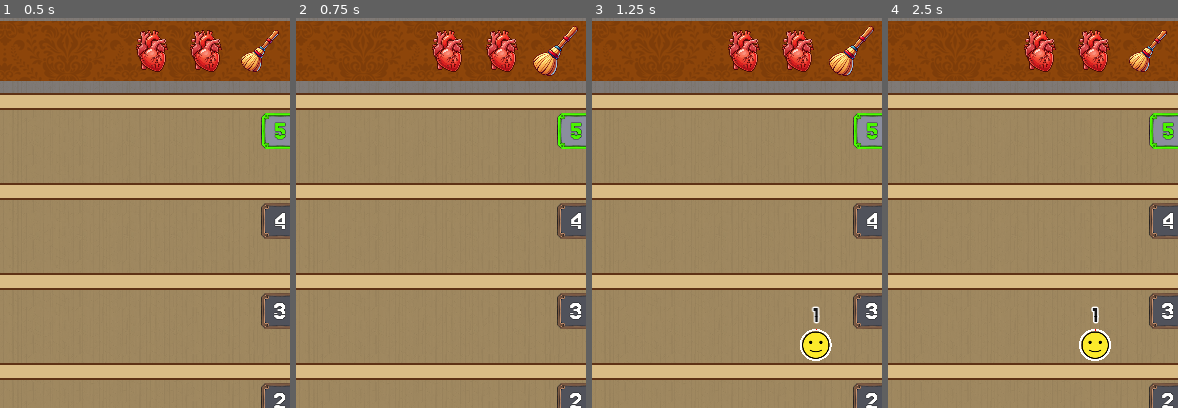
Above: before the commit, frames 1-4 (left to right).
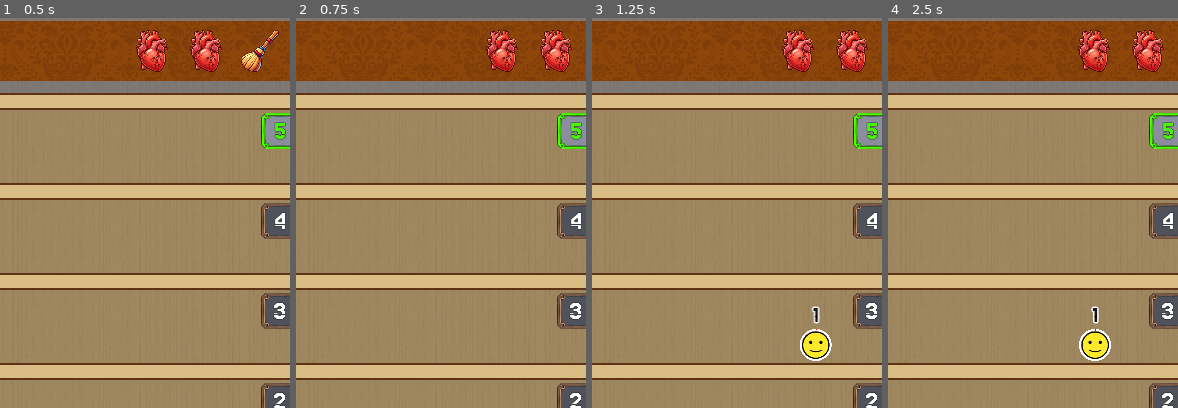
Above: after the commit, the same moments.

Repository: gilad905/elevator-boy
Game: Godot game, scene res://scenes/main.tscn
The game is run twice, just before and just after one commit, with the same random seed, the same clock (stepped at 60 frames per second) and the same inputs.
Inputs (mouse positions are % of the whole screen's width and height, from its top left):
- Up to frame 1 (0.5 s): no input
- Up to frame 2 (0.75 s): click (80, 35) at 0.5 s
- Up to frame 3 (1.25 s): no input
- Up to frame 4 (2.5 s): click "| |" at 1.25 s; click "CONTINUE" at 2 s
The pictures show only the part of the screen within x 35-85%, y 31-81%; the shares and areas given below are measured in that part.

Frame 1 is identical in both runs. In frame 2, 2.0% of the frame differs, in the area x 46-98%, y 2-15%; in frame 3, 2.0%; in frame 4, 1.9%.

Commit message:
fixed item not removed

Diff:
--- a/scripts/item/class_item.gd
+++ b/scripts/item/class_item.gd
@@ -18,4 +18,4 @@
 	Nodes.Closet.remove_item(self)
 
 func _on_pressed() -> void:
-	pass # Replace with function body.
+	pass
--- a/scripts/item/item_broom.gd
+++ b/scripts/item/item_broom.gd
@@ -1,6 +1,10 @@
 extends Item
 
 func _on_pressed() -> void:
+	# needs to call activate() for super.activate()
+	activate()
+
+func activate() -> void:
 	var rooms = [Nodes.Elevator]
 	var floor_num = Nodes.Elevator.current_floor_num
 	if floor_num != Nodes.Elevator.MOVING:
Not shown: 1 places in scenes/main.tscn that only renumber resources
